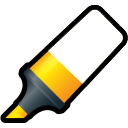
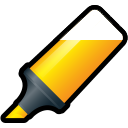
Before/after of a 128 × 128 layered artwork. What changed in the layer stack:
hid "highlighter_white_01 copy 2" over [67, 5, 128, 65]
hid "highlighter_white_01" over [44, 5, 128, 87]
added layer "highlighter_white_01 copy 5" above "highlighter_white_01 copy 3" over [67, 5, 128, 40]
added layer "Layer 0 copy" above "Layer 1" over [44, 5, 128, 87]
hid "Layer 0", painted on it over [44, 5, 128, 87]
